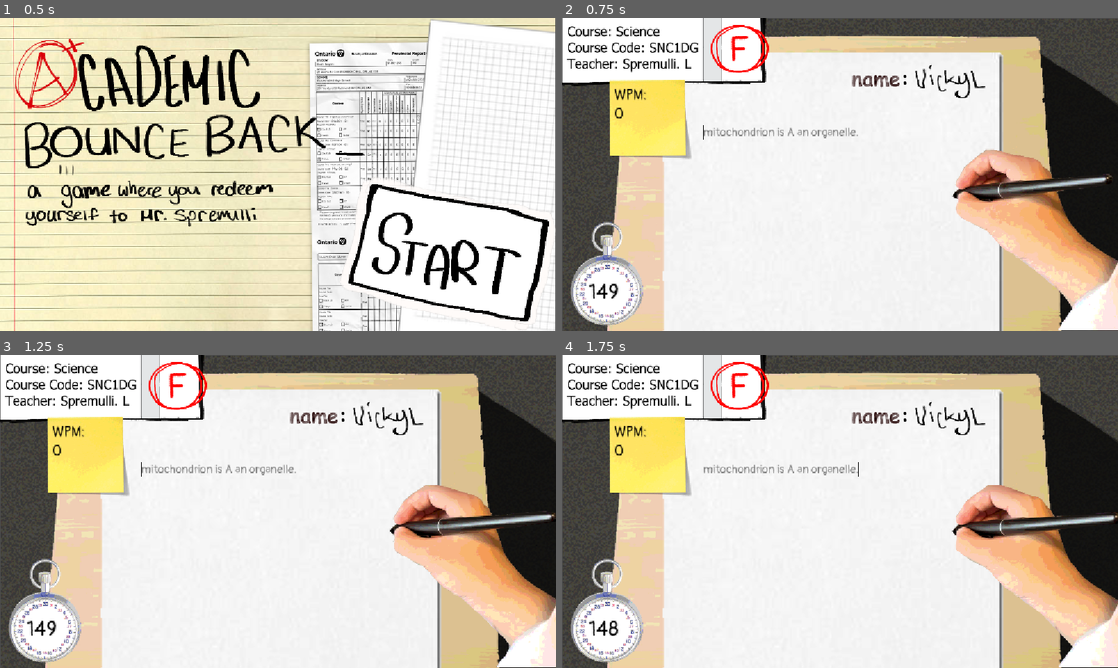
Above: before the commit, frames 1-4 (two rows, left to right).
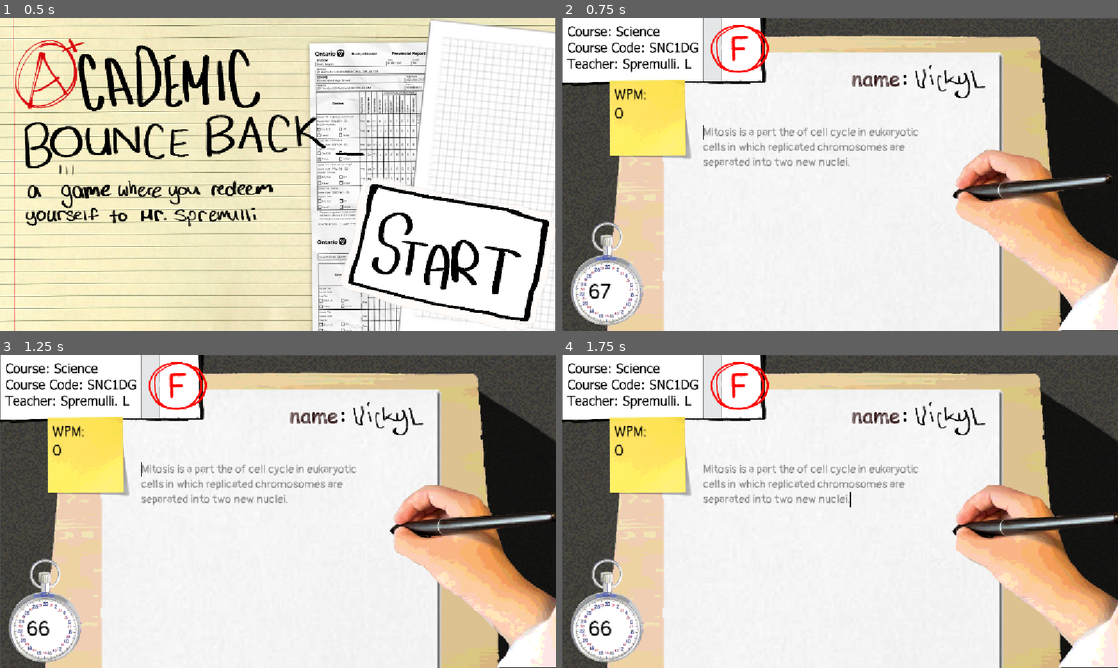
Above: after the commit, the same moments.

Repository: Vick-St3r/haven-keyboard
Game: Godot game, scene res://scenes/background.tscn
The game is run twice, just before and just after one commit, with the same random seed, the same clock (stepped at 60 frames per second) and the same inputs.
Inputs (mouse positions are in pixels of both pictures, inside the frame that each line leads up to):
- Up to frame 1 (0.5 s): no input
- Up to frame 2 (0.75 s): tap Enter at 0.5, 0.6 s; move the mouse to (1012, 252) at 0.52 s; click (1012, 252) at 0.67 s
- Up to frame 3 (1.25 s): no input
- Up to frame 4 (1.75 s): move the mouse to (823, 536) at 1.27 s; tap Keypad Enter at 1.35 s; click (823, 536) at 1.42 s

Frame 1 is identical in both runs. In frame 2, 1.4% of the frame differs, in the area x 4-65%, y 34-90%; in frame 3, 1.4%; in frame 4, 1.4%.

Commit message:
Fix crash when finishing last sentence

Diff:
--- a/scripts/main_game.gd
+++ b/scripts/main_game.gd
@@ -8,10 +8,10 @@
 @onready var timertext = $clock/time
 const textFilesPath = "res://texts/"
 @onready var texts = [
-	#"Mitosis is a part of the cell cycle in eukaryotic cells in which replicated chromosomes are separated into two new nuclei. Cell division by mitosis is an equational division which gives rise to genetically identical cells in which the total number of chromosomes is maintained.",
-	"A mitochondrion is an organelle. found in the cells of most eukaryotes,  …(570 unchanged characters)…
-	#"An organism is any living thing that fu …(422 unchanged characters)…
-	#"Photosynthesis is a system of biologica …(619 unchanged characters)…
+	"Mitosis is a part of the cell cycle in eukaryotic cells in which replicated chromosomes are separated into two new nuclei. Cell division by mitosis is an equational division which gives rise to genetically identical cells in which the total number of chromosomes is maintained.",
+	"A mitochondrion is an organelle found in the cells of most eukaryotes,  …(570 unchanged characters)…
+	"An organism is any living thing that fu …(422 unchanged characters)…
+	"Photosynthesis is a system of biologica …(619 unchanged characters)…
 ]
 var originalSentences;
 var scrambledSentences;
@@ -56,7 +56,7 @@
 func scrambleText(text):
 	var words = text.split(" ", false)
 	for i in words.size() - 1:
-		if randi_range(0, 1) == 0:
+		if randi_range(0, 9) == 0:
 			words = swapAtIndex(words, i)
 	return " ".join(words)
 
@@ -127,10 +127,11 @@
 		Signalsender.final_wpm = wpm
 		Signalsender.final_sec = sec
 		get_tree().change_scene_to_file("res://scenes/score.tscn")
-	setTargetText(scrambledSentences[curSentence].strip_edges() + ".")
+	else:
+		setTargetText(scrambledSentences[curSentence].strip_edges() + ".")
 
-	# initialize text preview
-	textedit.set_text(targetText)
+		# initialize text preview
+		textedit.set_text(targetText)
 
 
 
